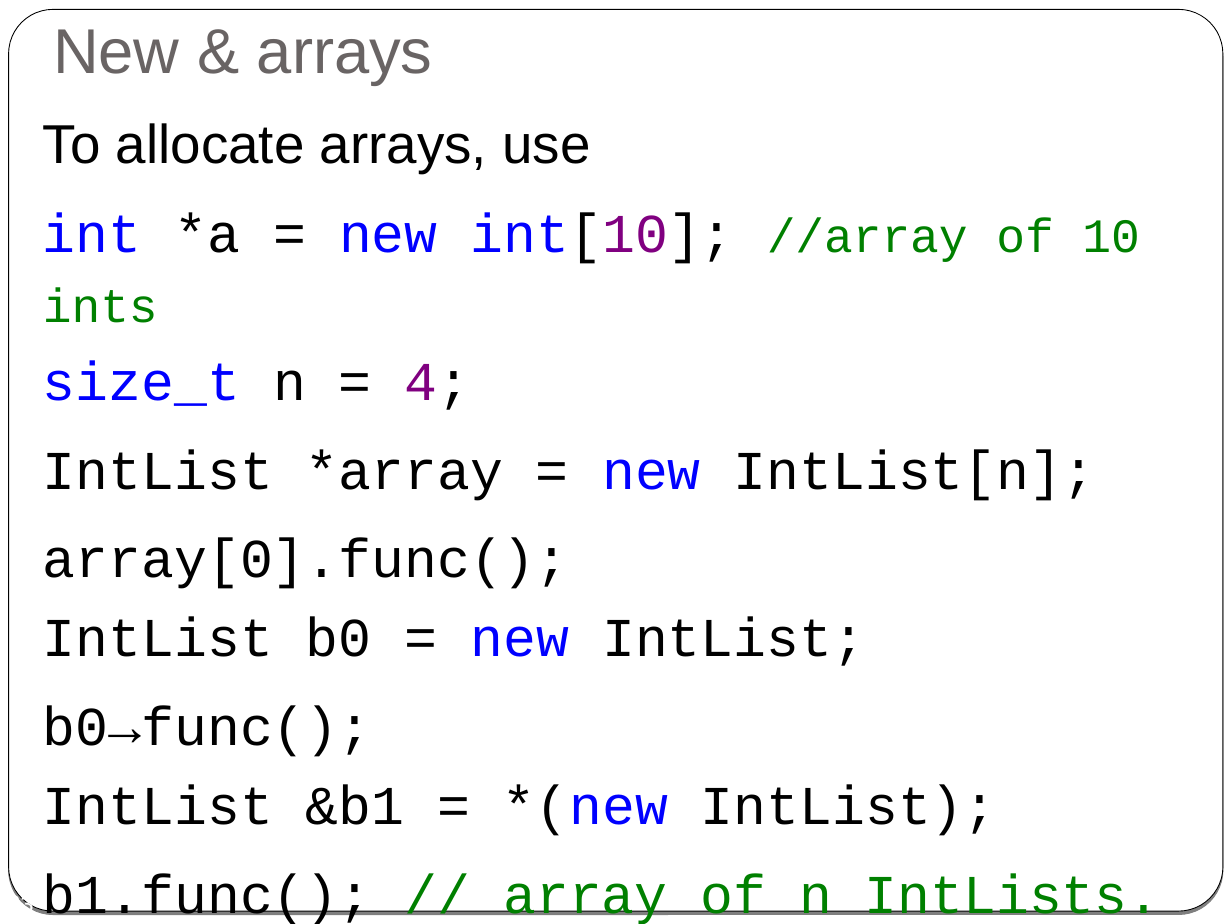
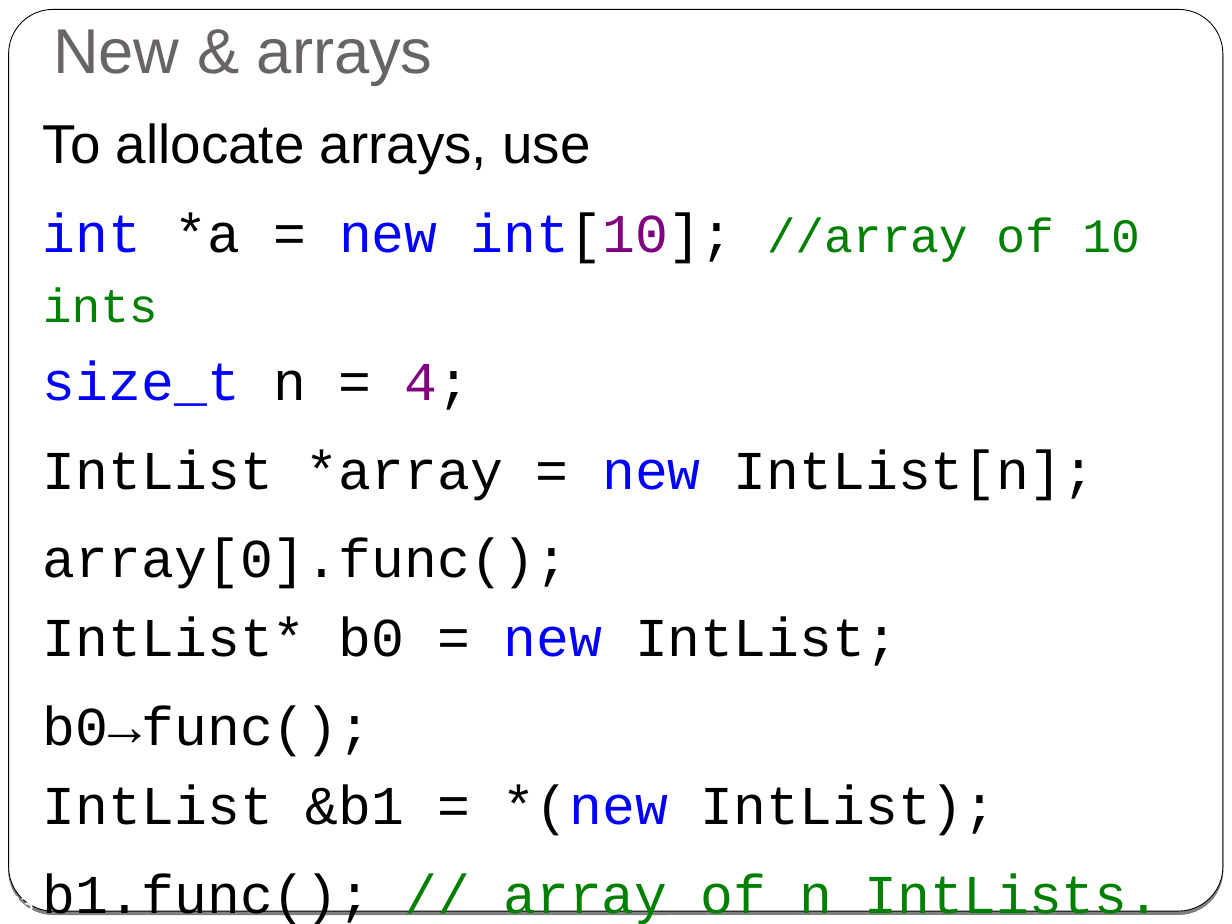
Before and after one commit to cpp-at-ariel/cpp-5778, a slide deck: slide 33 of week02-classes-constructors-destructors/slides-classes.odp. Drawn at 1232x924 pixels with LibreOffice and Linux fonts; fonts in the diff are those of the drawing. Boxes give left, top, right and bottom in pixels: in the first picture for what was removed or moved away, otherwise in the second. Text is boxed around its words. In the diff, an @@ line names an element or a change of style, - is before the commit and + after.

Commit message:
fix slides

```diff
--- a/week02-classes-constructors-destructors/slides-classes.odp
+++ b/week02-classes-constructors-destructors/slides-classes.odp
@@ text at (43, 538, 898, 666): text changed @@
-array[0].func();
-IntList b0 = new IntList;
+array[0].func();
+IntList* b0 = new IntList;
```
Also in this commit, not shown: 4 other files.
